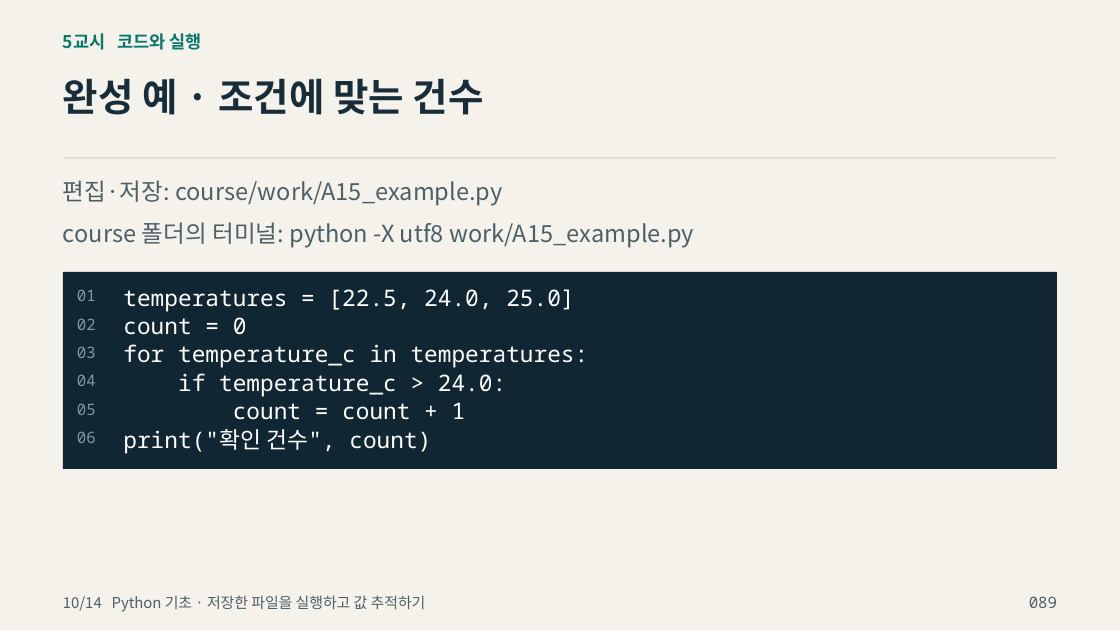
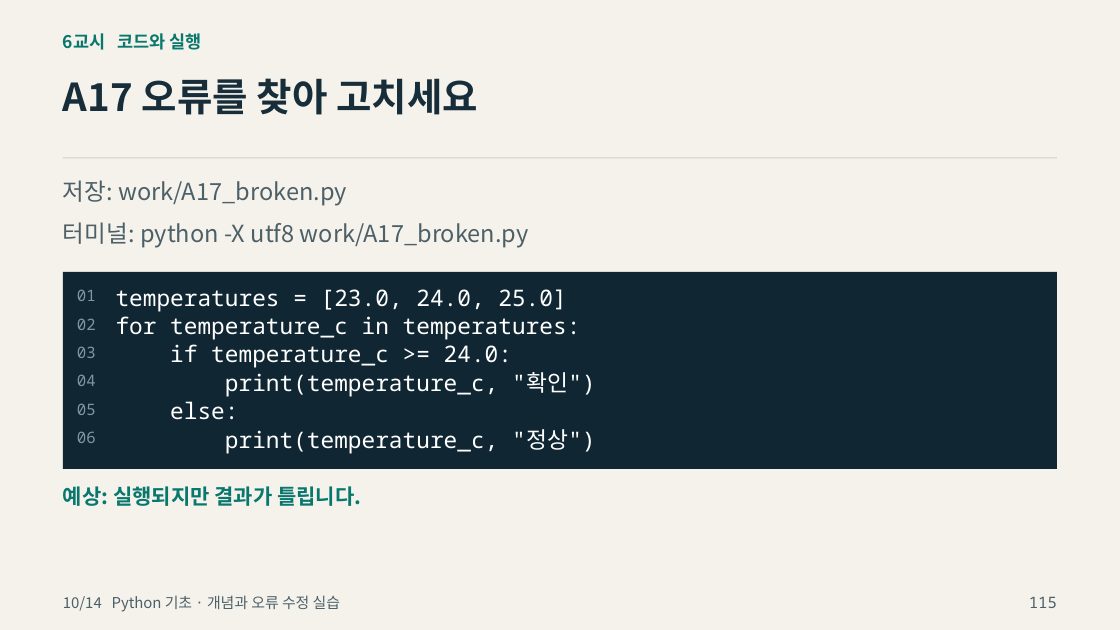
Before and after one commit to zeusk302-png/kdigital-physical-ai, a slide deck: slide 115 of downloads/2026-10-14/readable-slides.pptx (slide 89 before the commit). Drawn at 1120x630 pixels with LibreOffice and Linux fonts; fonts in the diff are those of the drawing; background and template pictures are left out. Boxes give left, top, right and bottom in pixels: in the first picture for what was removed or moved away, otherwise in the second. Text is boxed around its words. In the diff, an @@ line names an element or a change of style, - is before the commit and + after.

Commit message:
Expand beginner Python concepts and synchronize teaching deck

```diff
--- a/downloads/2026-10-14/readable-slides.pptx
+++ b/downloads/2026-10-14/readable-slides.pptx
@@ text at (63,33,202,50): text changed @@
-5교시 코드와 실행
+6교시 코드와 실행
@@ text at (63,78,478,115): text changed @@
-완성 예 · 조건에 맞는 건수
+A17 오류를 찾아 고치세요
@@ text at (63,180,347,206): text changed @@
-편집·저장: course/work/A15_example.py
+저장: work/A17_broken.py
@@ text at (63,222,529,248): text changed @@
-course 폴더의 터미널: python -X utf8 work/A15_example.py
+터미널: python -X utf8 work/A17_broken.py
@@ text at (116,289,566,312): text changed @@
-temperatures = [22.5, 24.0, 25.0]
+temperatures = [23.0, 24.0, 25.0]
@@ text "for temperature_c in temperatures:": place and size @@
-text "for temperature_c in temperatures:" at (123,344,589,368)
+text "for temperature_c in temperatures:" at (116,316,581,340)
@@ text removed at (123,317,247,335) @@
-count = 0
@@ text at (170,344,512,368): text changed @@
-if temperature_c > 24.0:
+if temperature_c >= 24.0:
@@ text added at (225,372,596,397), 19.5 pt, text #FFFFFF @@
+print(temperature_c, "확인")
@@ text at (170,401,238,420): text changed @@
-count = count + 1
+else:
@@ text at (225,429,596,454): text changed @@
-print("확인 건수", count)
+print(temperature_c, "정상")
@@ text added at (63,486,361,506), 18 pt, text #08776D, bold @@
+예상: 실행되지만 결과가 틀립니다.
@@ text at (63,595,340,612): text changed @@
-10/14 Python 기초 · 저장한 파일을 실행하고 값 추적하기
+10/14 Python 기초 · 개념과 오류 수정 실습
@@ text at (1029,597,1057,608): text changed @@
-089
+115
```
Also in this commit, not shown: 76 other slides changed, 46 slides added, 40 slides removed, 18 other files.
